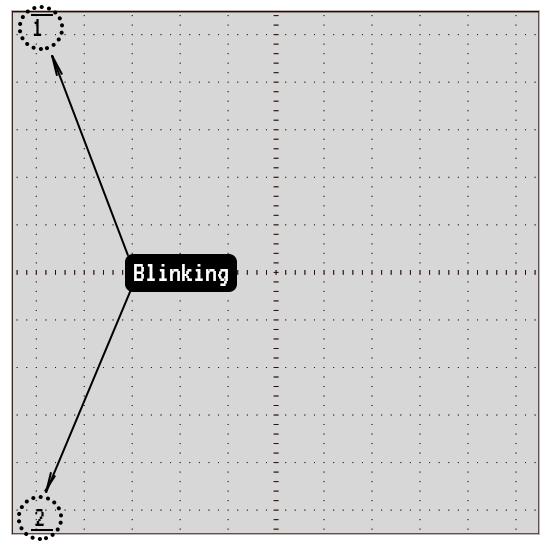
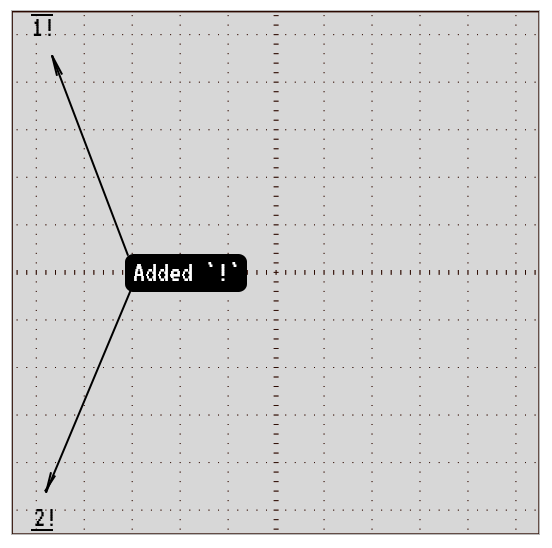
Before/after of a 552 x 548 layered artwork. What changed in the layer stack:
painted on "A" over [48,19,51,36]
painted on "B" over [50,509,53,526]
renamed "Blinking" to "Added `!`", painted on it over [134,262,237,286]
removed layer "Ellipse 1 copy" over [17,495,63,541]
removed layer "Ellipse 1" over [18,5,64,51]
painted on "Rounded Rectangle 3" over [125,254,247,292]
